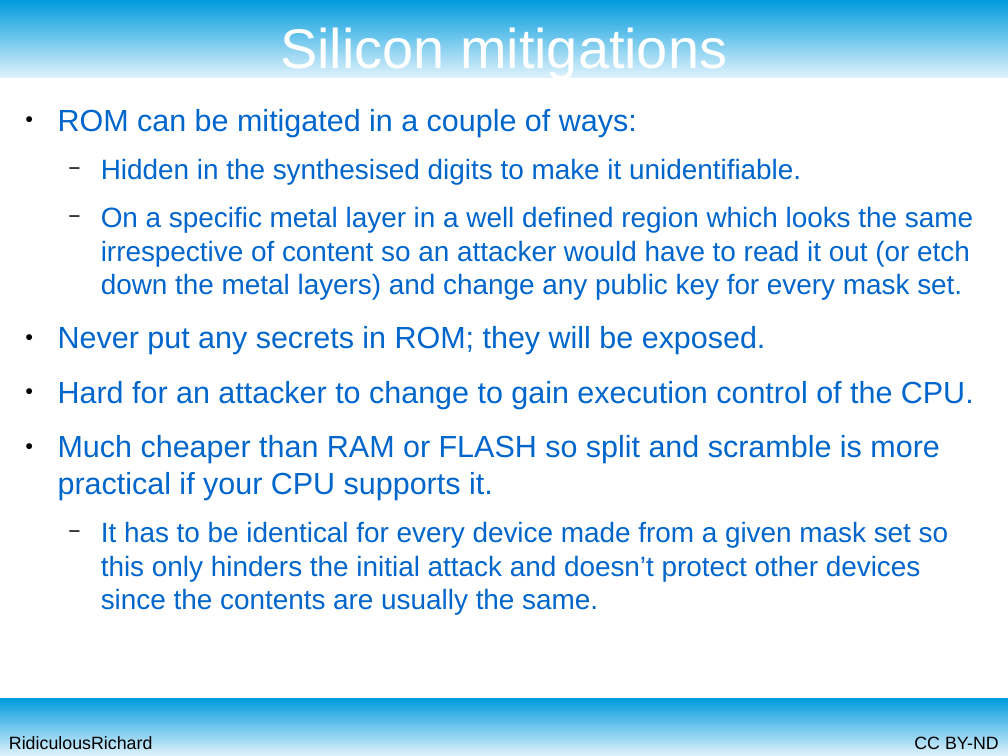
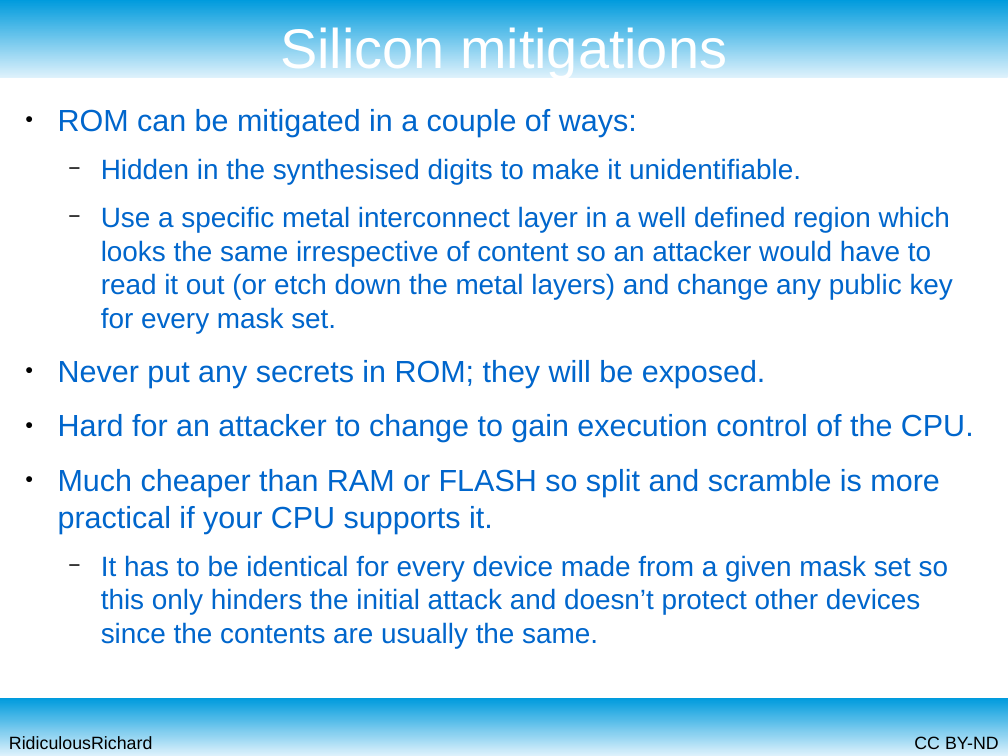
Before and after one commit to RidiculousRichard/presentations, a slide deck: slide 7 of 12 steps to firmware packages.odp. Drawn at 1008x756 pixels with LibreOffice and Linux fonts; fonts in the diff are those of the drawing. Boxes give left, top, right and bottom in pixels: in the first picture for what was removed or moved away, otherwise in the second. Text is boxed around its words. In the diff, an @@ line names an element or a change of style, - is before the commit and + after.

```diff
--- a/12 steps to firmware packages.odp
+++ b/12 steps to firmware packages.odp
@@ text at (101, 206, 953, 333): text changed @@
-  − On a specific metal layer in a well defined region which looks the same irrespective of content so an attacker would have to read it out (or etch down the metal layers) and change any public key for every mask set.
+  − Use a specific metal interconnect layer in a well defined region which looks the same irrespective of content so an attacker would have to read it out (or etch down the metal layers) and change any public key for every mask set.
```
Also in this commit, not shown: 6 other slides changed, 5 slides added, 1 slide removed.
